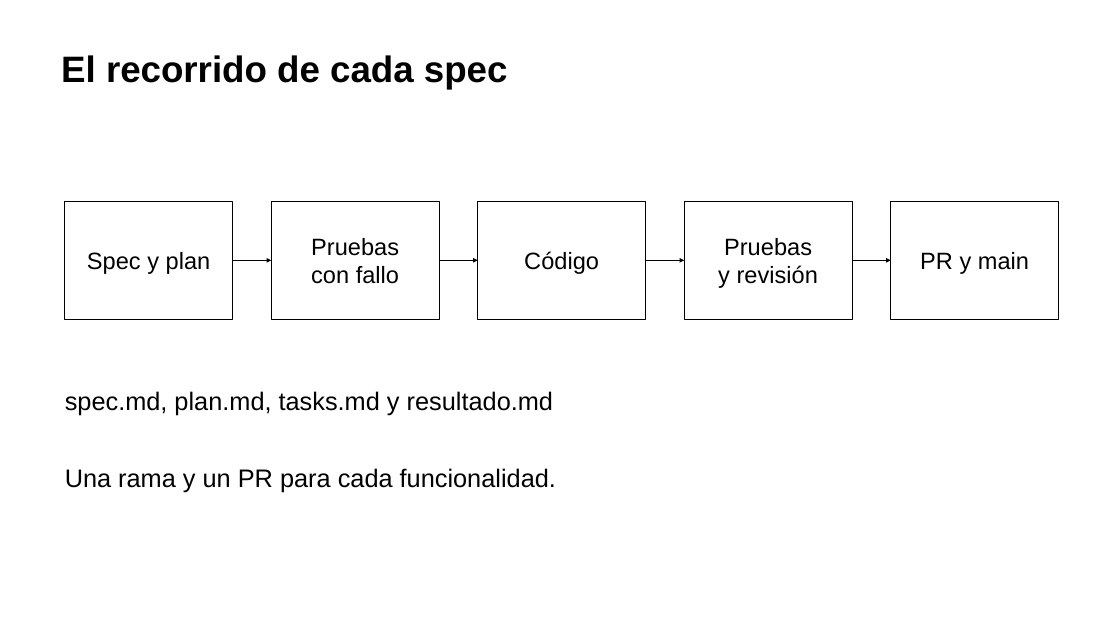
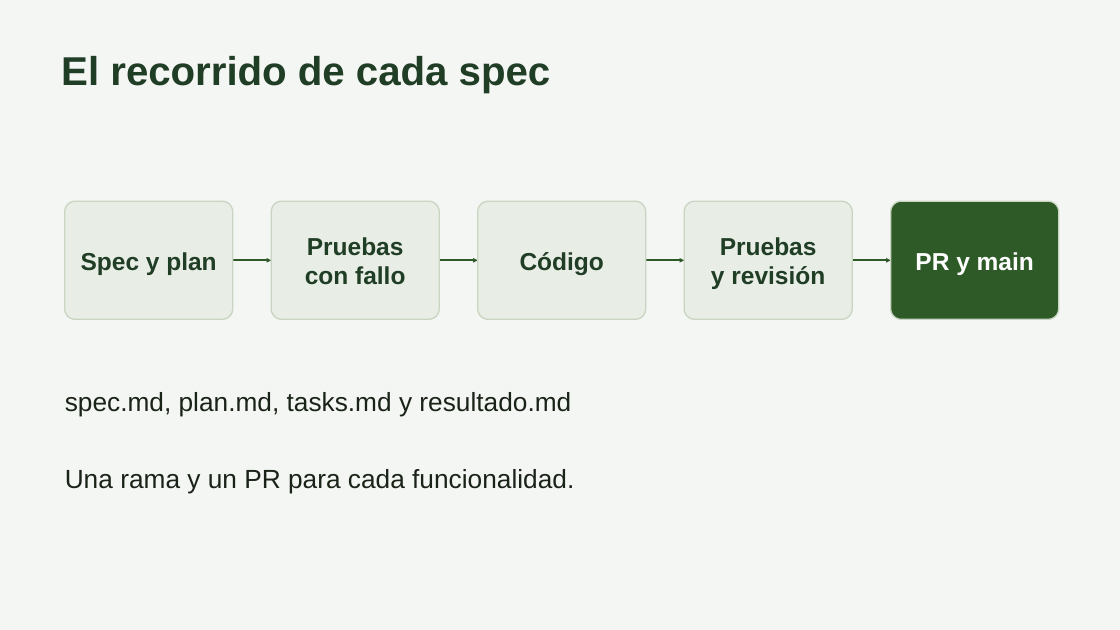
Before and after one commit to carlos-rubio-dev/bovicontrol-pro, a slide deck: slide 7 of docs/integrador/Presentacion.pptx. Drawn at 1120x630 pixels with LibreOffice and Linux fonts; fonts in the diff are those of the drawing. Boxes give left, top, right and bottom in pixels: in the first picture for what was removed or moved away, otherwise in the second. Text is boxed around its words. In the diff, an @@ line names an element or a change of style, - is before the commit and + after.

```diff
--- a/docs/integrador/Presentacion.pptx
+++ b/docs/integrador/Presentacion.pptx
@@ background #FFFFFF to #F4F6F3 @@
@@ text "El recorrido de cada spec" at bbox=[61, 56, 551, 93]: size 31.5 to 34.5 pt, text colour #000000 to #203D25 @@
@@ size 20.2 to 21 pt, text colour #000000 to #203D25, bold on; rectangle to rounded rectangle; fill #FFFFFF to #E8EDE5; outline #000000 0.75 pt to #C9D5C2 1.13 pt in 4 elements at bbox=[65, 202, 233, 320], bbox=[271, 202, 439, 320], bbox=[478, 202, 646, 320], bbox=[685, 202, 853, 320] @@
@@ rounded rectangle "PR y main" at bbox=[891, 202, 1059, 320]: size 20.2 to 21 pt, text colour #000000 to #FFFFFF, bold on; rectangle to rounded rectangle; fill #FFFFFF to #2D5A27; outline #000000 0.75 pt to #C9D5C2 1.13 pt @@
@@ arrow (233, 260) - (271, 260): stroke #000000 1.13 pt to #2D5A27 1.5 pt @@
@@ arrow (439, 260) - (478, 260): stroke #000000 1.13 pt to #2D5A27 1.5 pt @@
@@ arrow (646, 260) - (685, 260): stroke #000000 1.13 pt to #2D5A27 1.5 pt @@
@@ arrow (853, 260) - (891, 260): stroke #000000 1.13 pt to #2D5A27 1.5 pt @@
@@ text "spec.md, plan.md, tasks.md y resultado.md" at bbox=[65, 392, 571, 417]: size 21.8 to 22.5 pt, text colour #000000 to #1A2318 @@
@@ text "Una rama y un PR ..." at bbox=[65, 469, 574, 493]: size 21.8 to 22.5 pt, text colour #000000 to #1A2318 @@
```
Also in this commit, not shown: 16 other slides changed.
